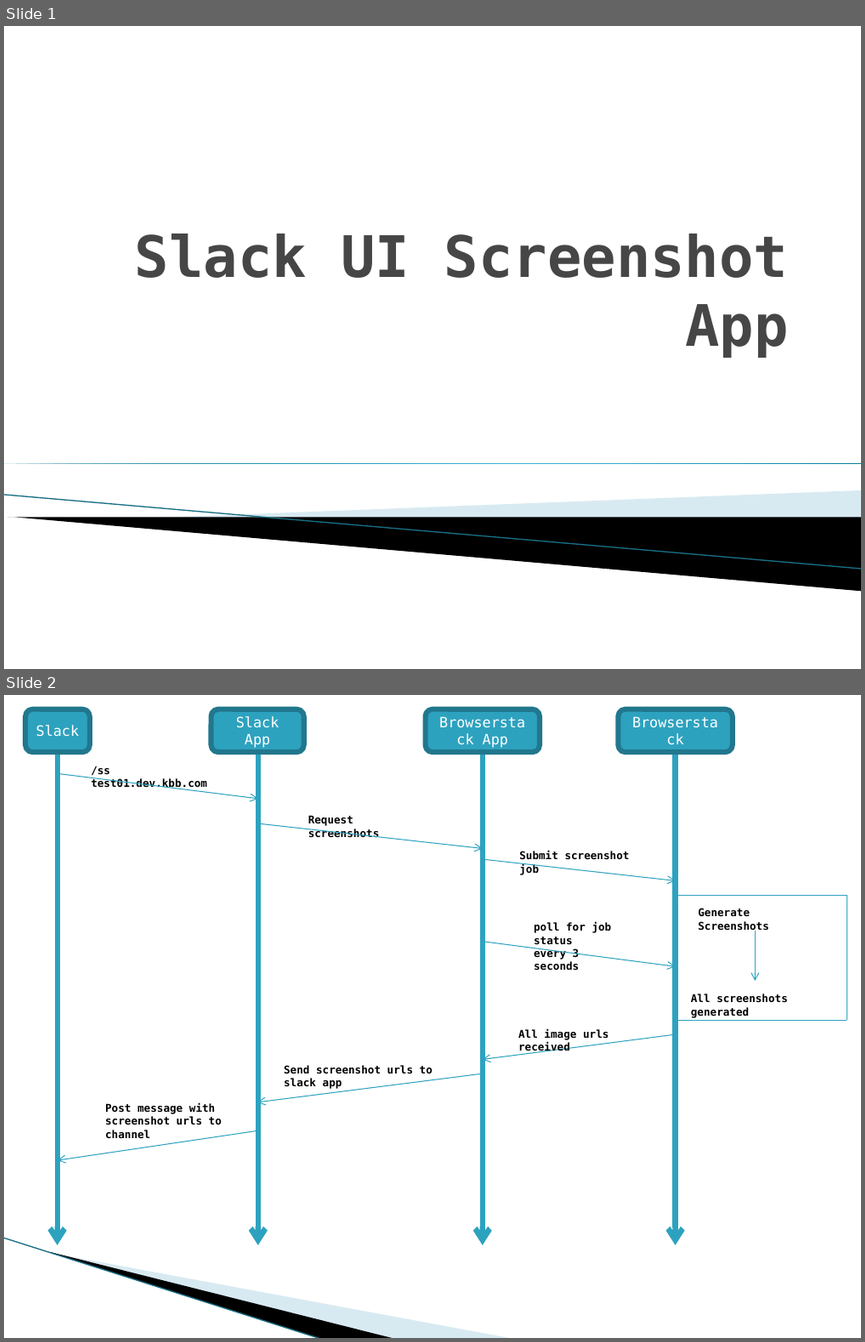
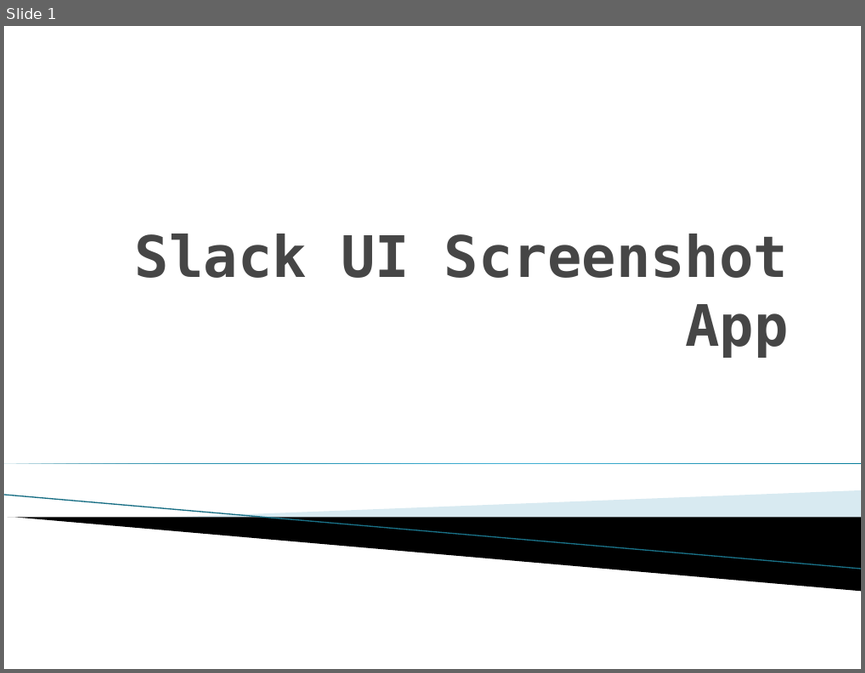
Before and after one commit to kymwei/ScreenShotAPI, a slide deck: Slack UI Screenshot App.pptx. Shown one above the other, each under a label of ours: slides 1 and 2 before the commit, slide 1 after it. The pictures are 865x1342 and 865x673 pixels, drawn with LibreOffice and Linux fonts; fonts in the diff are those of the drawing; background and template pictures are left out. Boxes give left, top, right and bottom in pixels: in the first picture for what was removed or moved away, otherwise in the second. Text is boxed around its words. In the diff, an @@ line names an element or a change of style, - is before the commit and + after.

```diff
--- a/Slack UI Screenshot App.pptx
+++ b/Slack UI Screenshot App.pptx
@@ slide 2 removed at (4, 695, 861, 1338), background #FFFFFF @@
@@ rounded rectangle removed at (25, 709, 90, 753) @@
-Slack
@@ rounded rectangle removed at (211, 709, 304, 753) @@
-Slack App
@@ rounded rectangle removed at (426, 709, 540, 753) @@
-Browserstack App
@@ rounded rectangle removed at (619, 709, 732, 753) @@
-Browserstack
@@ arrow removed from (57, 755) to (57, 1245) @@
@@ text removed at (91, 766, 207, 790) @@
-/ss test01.dev.kbb.com
@@ arrow removed from (257, 755) to (257, 1245) @@
@@ arrow removed from (482, 755) to (482, 1245) @@
@@ arrow removed from (675, 755) to (675, 1245) @@
@@ arrow removed from (57, 774) to (257, 799) @@
@@ text removed at (308, 815, 380, 838) @@
-Request screenshots
@@ arrow removed from (257, 823) to (482, 848) @@
@@ arrow removed from (482, 860) to (675, 881) @@
@@ text removed at (519, 851, 630, 875) @@
-Submit screenshot job
@@ line removed from (675, 895) to (846, 895) @@
@@ line removed from (846, 895) to (846, 1020) @@
@@ text removed at (534, 922, 612, 970) @@
-poll for job status
-every 3 seconds
@@ text removed at (698, 907, 769, 932) @@
-Generate Screenshots
@@ arrow removed from (482, 941) to (675, 967) @@
@@ arrow removed from (755, 930) to (755, 981) @@
@@ text removed at (691, 993, 788, 1018) @@
-All screenshots generated
@@ line removed from (675, 1020) to (846, 1020) @@
@@ arrow removed from (675, 1034) to (482, 1059) @@
@@ text removed at (518, 1029, 608, 1054) @@
-All image urls received
@@ arrow removed from (480, 1074) to (257, 1102) @@
@@ text removed at (284, 1065, 432, 1089) @@
-Send screenshot urls to slack app
@@ text removed at (105, 1103, 222, 1138) @@
-Post message with screenshot urls to channel
@@ arrow removed from (256, 1130) to (58, 1160) @@
@@ line removed from (4, 1237) to (322, 1338) @@
@@ freeform shape removed at (49, 1251, 396, 1338) @@
@@ freeform shape removed at (51, 1252, 514, 1338) @@
```
Also in this commit, not shown: 1 slide added.
